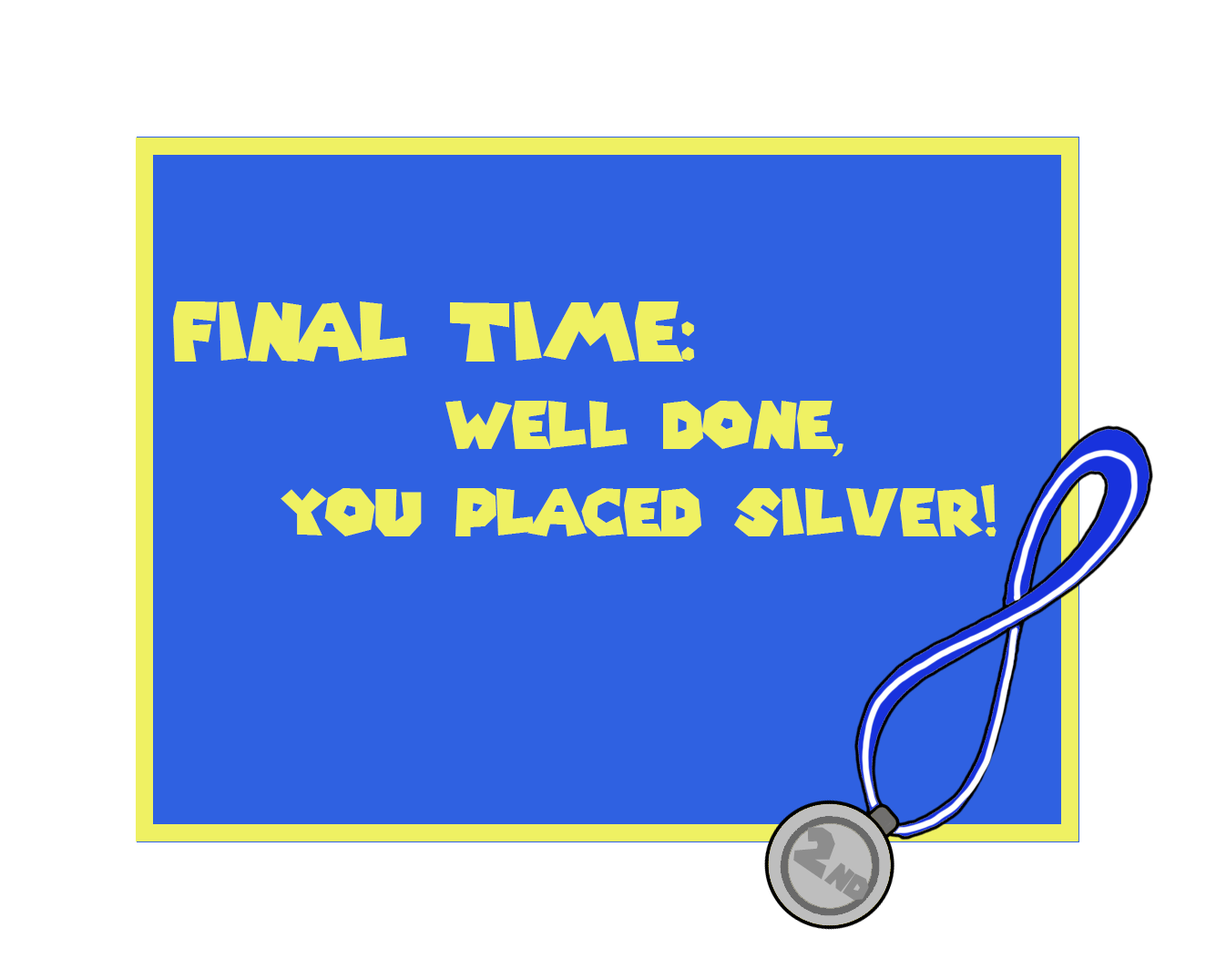
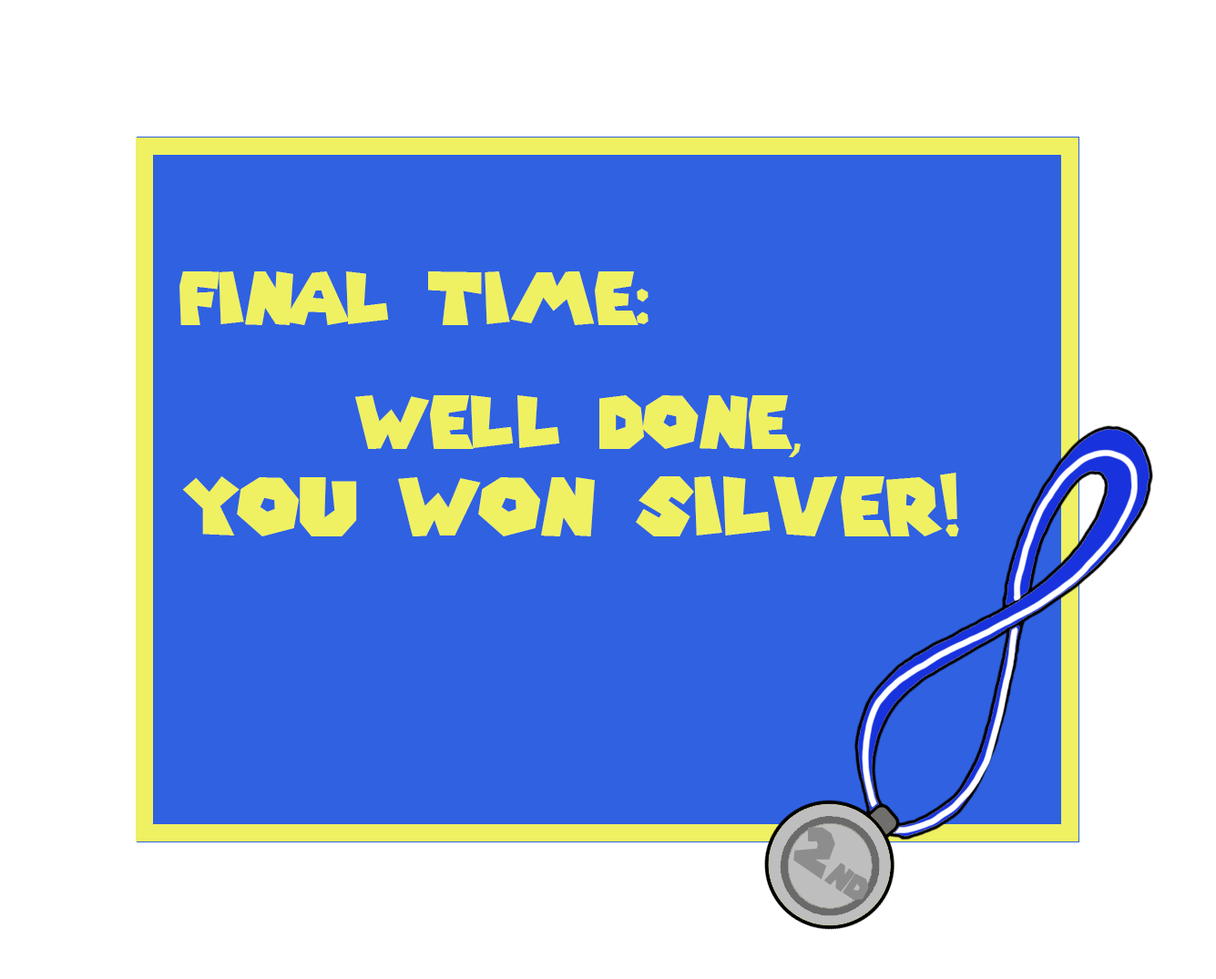
Layers edited between the first and the second 1216 × 979 image:
removed layer "Final time: Well done, you placed silver!" over [173,301,997,537]
added layer "well done, you won silver!" above "final time:" over [182,395,960,537]
added layer "final time:" above "Rectangle 1" over [179,271,649,326]
